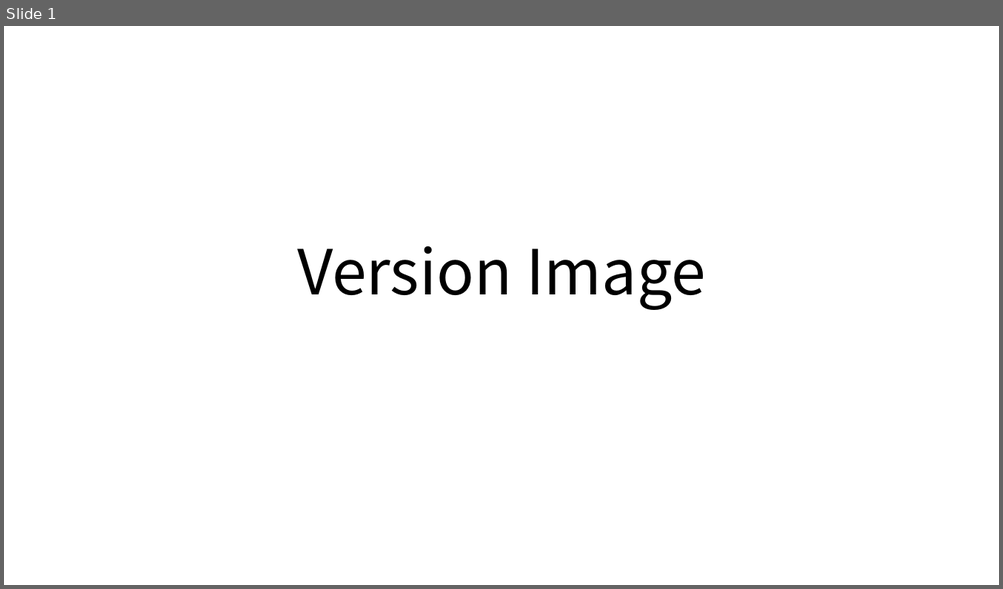
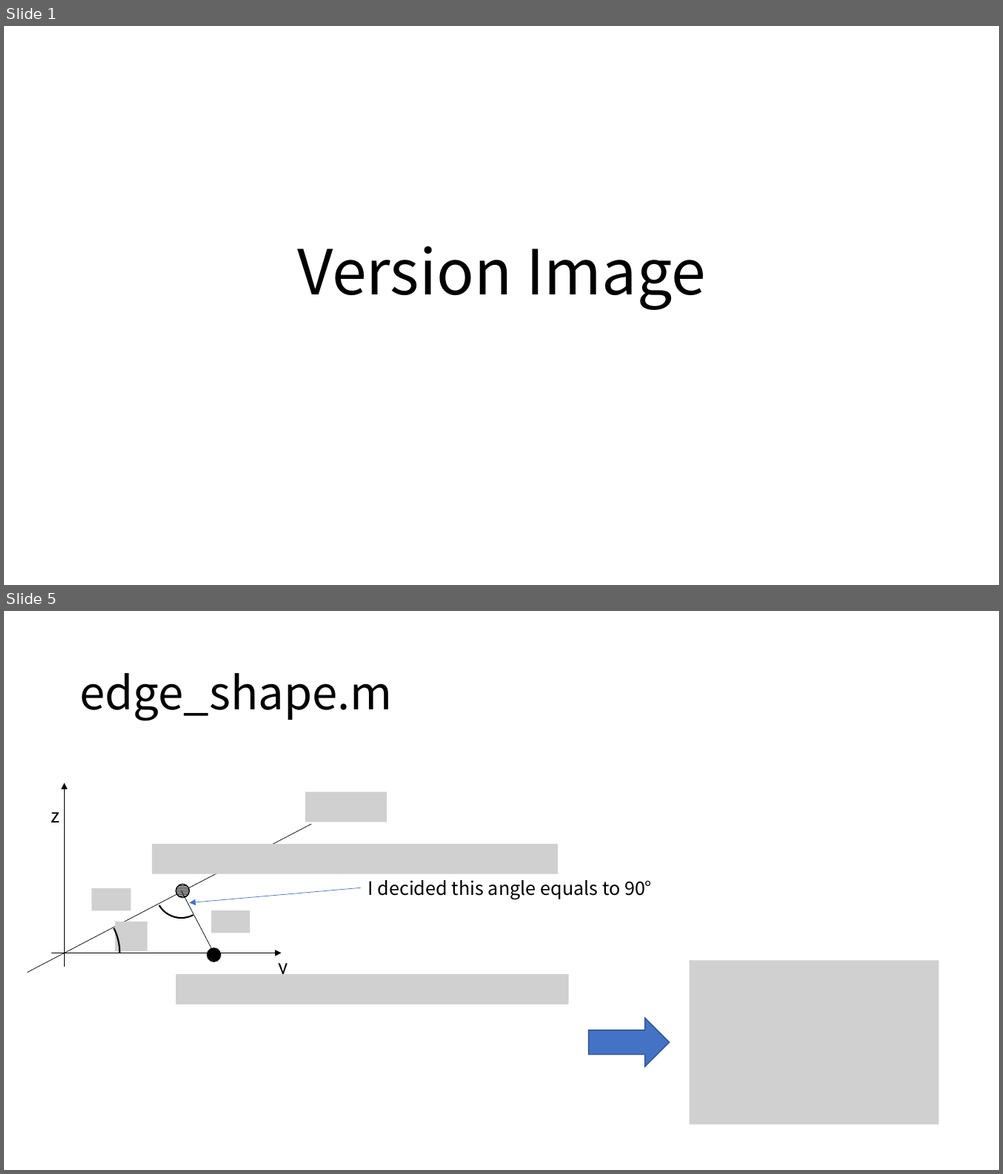
Before and after one commit to shiganai/ski-sim, a slide deck: Version Image.pptx. Shown one above the other, each under a label of ours: slide 1 before the commit, slides 1 and 5 after it; the slides between them are not shown. The pictures are 1003x589 and 1003x1174 pixels, drawn with LibreOffice and Linux fonts; fonts in the diff are those of the drawing; grey boxes stand for pictures. Boxes give left, top, right and bottom in pixels: in the first picture for what was removed or moved away, otherwise in the second. Text is boxed around its words. In the diff, an @@ line names an element or a change of style, - is before the commit and + after.

```diff
--- a/Version Image.pptx
+++ b/Version Image.pptx
@@ slide 5 added at (x1=4, y1=611, x2=999, y2=1170), background #FFFFFF @@
@@ title added at (x1=79, y1=673, x2=392, y2=721), 44 pt, text #000000 @@
+edge_shape.m
@@ group added at (x1=8, y1=783, x2=652, y2=1008): 6 pictures, 3 arrows, 3 texts, 2 lines, 2 arc (boxed as its full ellipse)s, 2 ellipses @@
+y
+z
+I decided this angle equals to 90°
@@ picture added at (x1=689, y1=961, x2=938, y2=1125) @@
@@ right arrow added at (x1=588, y1=1019, x2=669, y2=1067), fill #4472C4, outline #325491 1 pt @@
```
Also in this commit, not shown: 1 slide changed, 3 other slides added, 3 other files.
